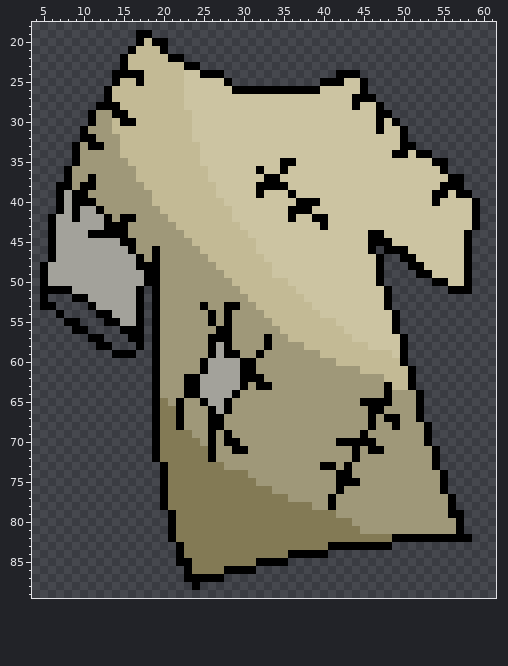
One commit to this sprite sheet: res/images/clothShirt.png. That is the earlier state.
The file is 64x96 pixels. Shown: x 4..61, y 18..89.
After the commit:
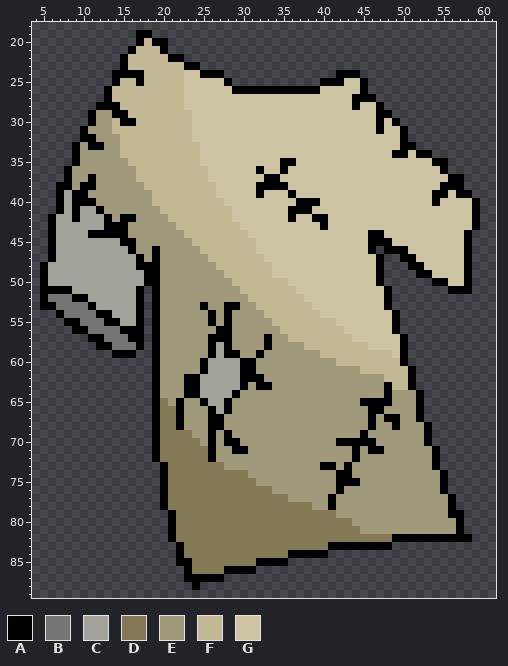
Palette (. is transparent): A #000000  B #767676  C #a3a29b  D #837a55  E #9f9879  F #c3ba95  G #ccc4a2
Changes in this commit:
The edit adds colour B in row 52 at x 6 to 8; in row 53 at x 7 to 10; in row 54 at x 8 to 11; in row 55 at x 10 to 12; in row 56 at x 11 to 14; in row 57 at x 13 to 15.
The edit adds colour B in row 58 at x 14 to 16.
Boxes around the changes in both pictures, in picture pixels (x1, y1, x2, y2):
added: (48, 294, 136, 350)
